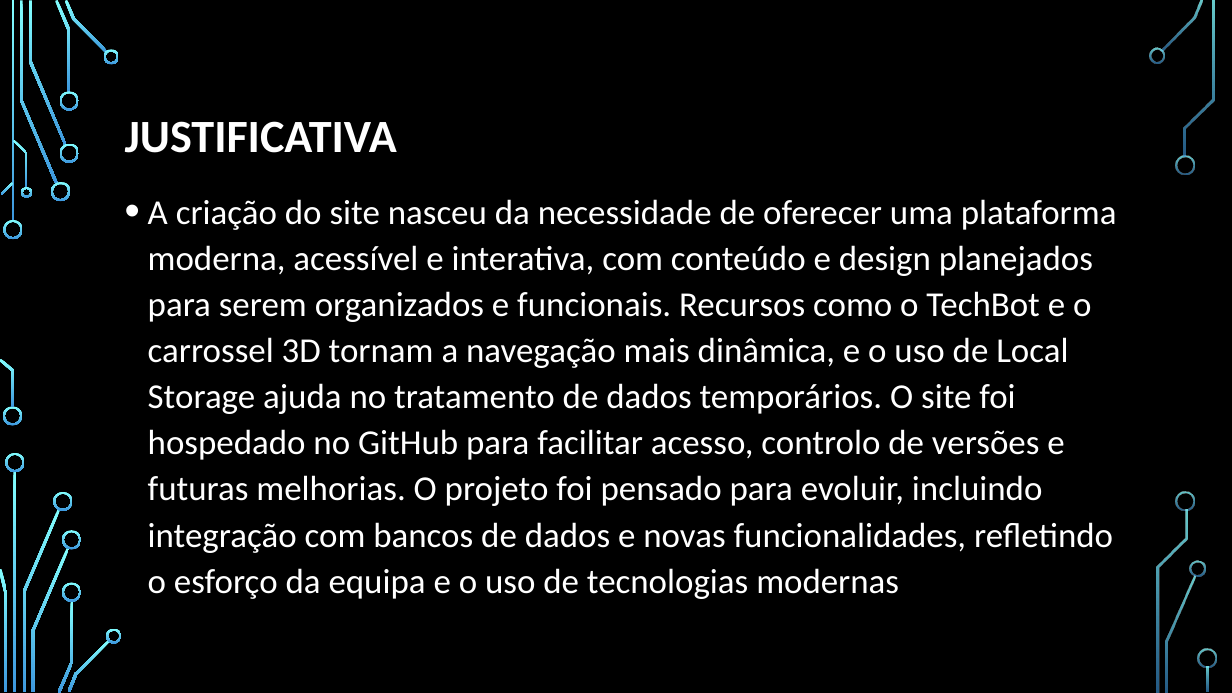
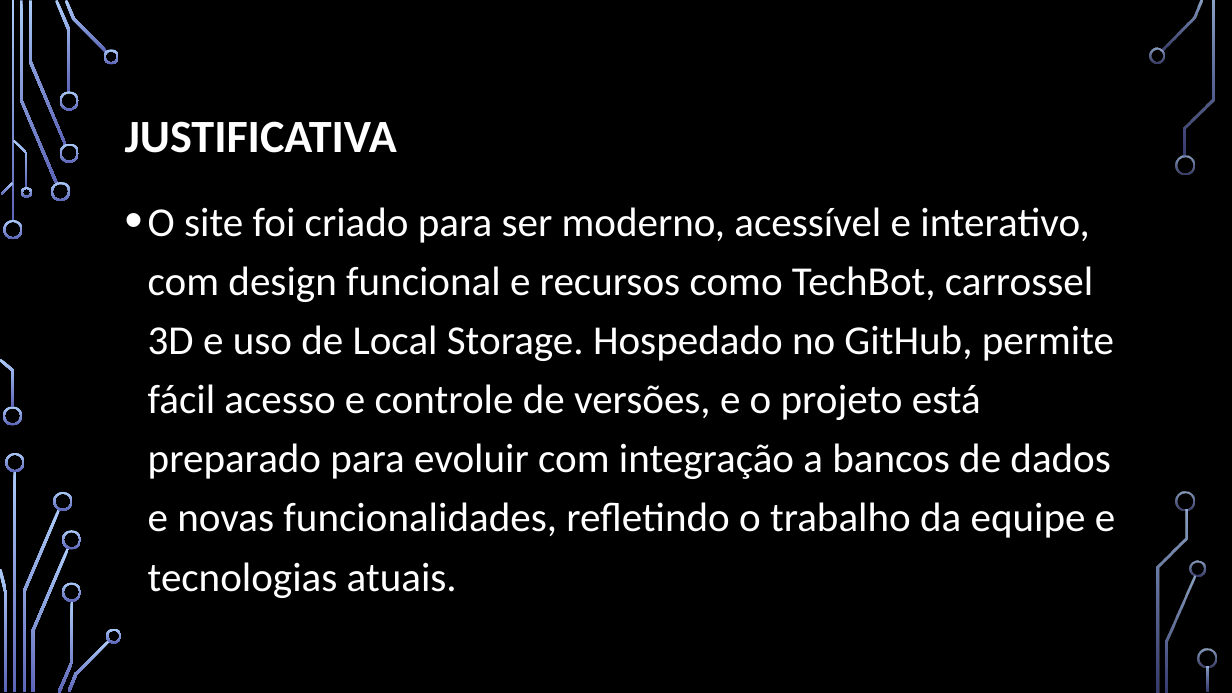
Before and after one commit to arseniosplaneinstein-code/Html-css-java-script, a slide deck: slide 5 of Material/Projecto de TLP/Apresentação/Robotica futurista.pptx. Drawn at 1232x693 pixels with LibreOffice and Linux fonts; fonts in the diff are those of the drawing; background and template pictures are left out. Boxes give left, top, right and bottom in pixels: in the first picture for what was removed or moved away, otherwise in the second. Text is boxed around its words. In the diff, an @@ line names an element or a change of style, - is before the commit and + after.

Commit message:
actualizei o meu site

```diff
--- a/Material/Projecto de TLP/Apresentação/Robotica futurista.pptx
+++ b/Material/Projecto de TLP/Apresentação/Robotica futurista.pptx
@@ fill gradient #82FFFF to #3D97DE to gradient #ACCBF9 to #5C64B7 in 36 elements at (4,220,23,239), (3,407,22,426), (20,1,57,184), (51,182,70,201), (29,1,66,145), (55,0,71,92), (59,143,79,163), (59,91,79,111), (65,0,107,54), (104,49,120,64), (1,182,14,195), (0,359,14,408), (13,140,28,188), (20,187,31,198), (14,471,17,692), (22,509,59,691), (6,453,25,472), (0,568,6,691), (54,492,73,511), (31,548,69,692), (57,601,73,693), (62,531,81,550), (62,582,81,602), (67,640,110,692), (106,628,122,643), (1161,0,1203,52), (1149,48,1165,64), (1176,155,1195,175), (1165,576,1196,692), (1190,561,1206,577), (1184,1,1214,157), (1177,492,1196,511), (1156,510,1188,692), (1198,649,1217,668), (1207,666,1210,692), (11,1,14,222) @@
@@ text at (148,207,1115,598): text changed; size 27.2 to 32 pt @@
-• A criação do site nasceu da necessidade de oferecer uma plataforma moderna, acessível e interativa, com conteúdo e design planejados para serem organizados e funcionais. Recursos como o TechBot e o carrossel 3D tornam a navegação mais dinâmica, e o uso de Local Storage ajuda no tratamento de dados temporários. O site foi hospedado no GitHub para facilitar acesso, controlo de versões e futuras melhorias. O projeto foi pensado para evoluir, incluindo integração com bancos de dados e novas funcionalidades, refletindo o esforço da equipa e o uso de tecnologias modernas
+• O site foi criado para ser moderno, acessível e interativo, com design funcional e recursos como TechBot, carrossel 3D e uso de Local Storage. Hospedado no GitHub, permite fácil acesso e controle de versões, e o projeto está preparado para evoluir com integração a bancos de dados e novas funcionalidades, refletindo o trabalho da equipe e tecnologias atuais.
```
Also in this commit, not shown: 13 other slides changed, 1 slide added, 3 other files.
